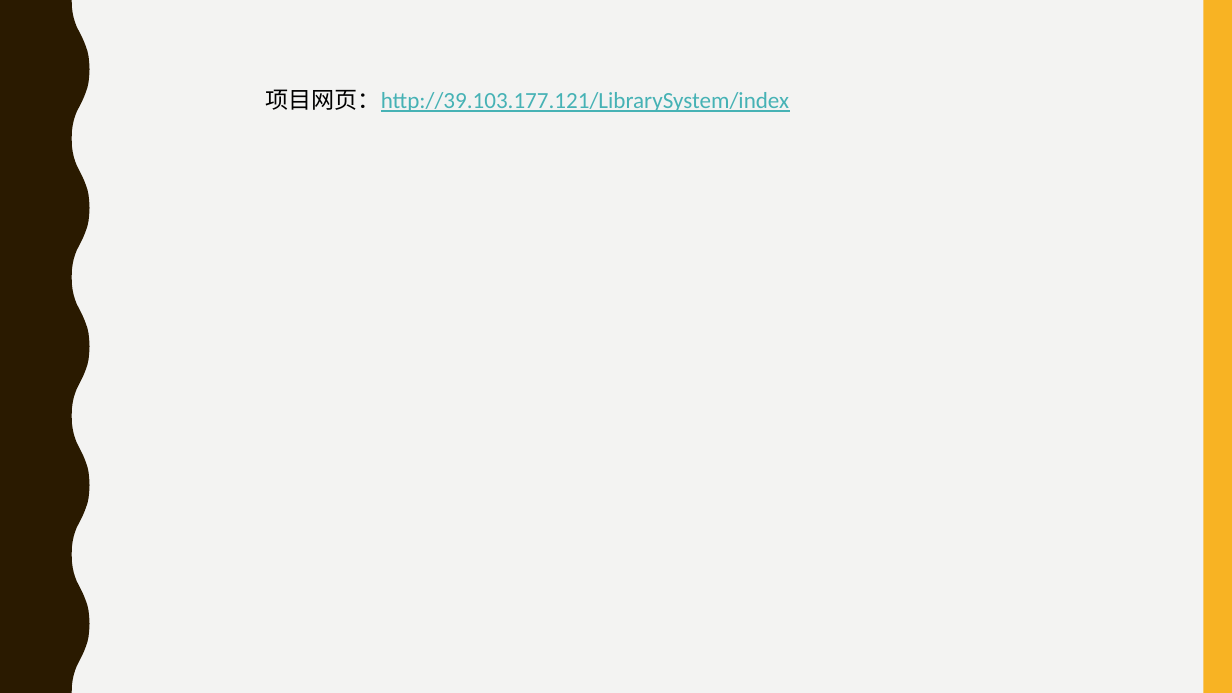
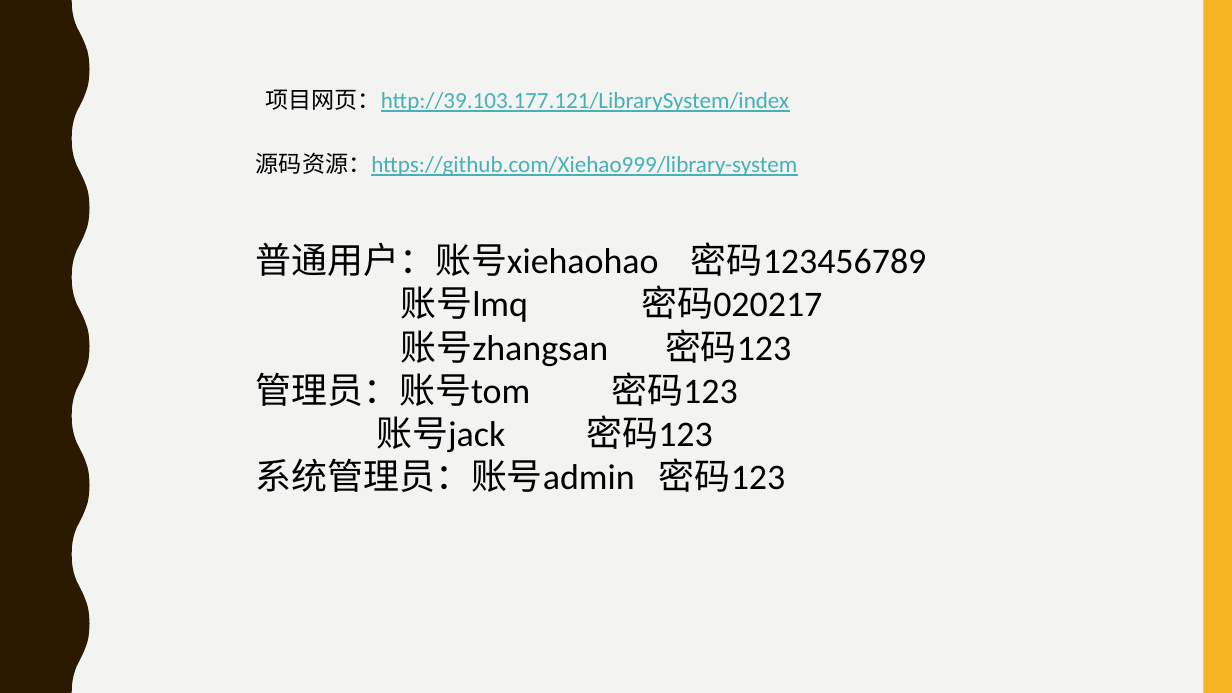
Before and after one commit to Xiehao999/library-system, a slide deck: slide 26 of 第17小组项目最终PPT.pptx (slide 23 before the commit). Drawn at 1232x693 pixels with LibreOffice and Linux fonts; fonts in the diff are those of the drawing. Boxes give left, top, right and bottom in pixels: in the first picture for what was removed or moved away, otherwise in the second. Text is boxed around its words. In the diff, an @@ line names an element or a change of style, - is before the commit and + after.

```diff
--- a/第17小组项目最终PPT.pptx
+++ b/第17小组项目最终PPT.pptx
@@ text added at [256,152,797,176], 18 pt, text #46B2B5, underline @@
+源码资源：https://github.com/Xiehao999/library-system
@@ text added at [256,242,926,492], 28 pt, text #000000 @@
+普通用户：账号xiehaohao 密码123456789
+账号lmq 密码020217
+账号zhangsan 密码123
+管理员：账号tom 密码123
+账号jack 密码123
+系统管理员：账号admin 密码123
```
Also in this commit, not shown: 4 other slides changed, 4 slides added, 1 slide removed.
